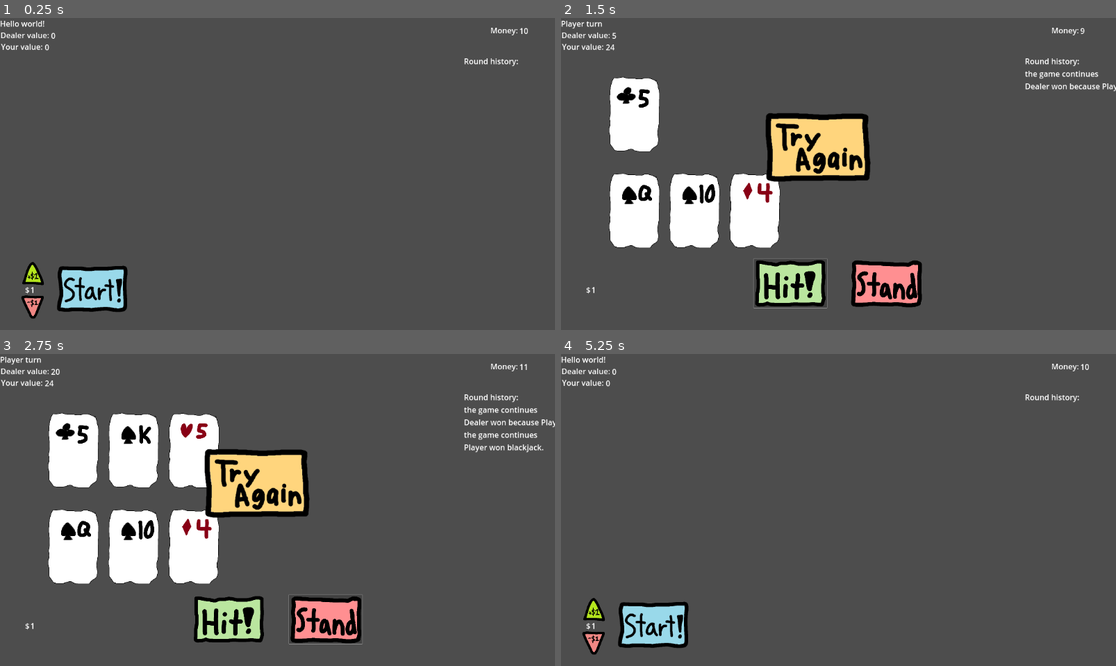
Above: before the commit, frames 1-4 (two rows, left to right).
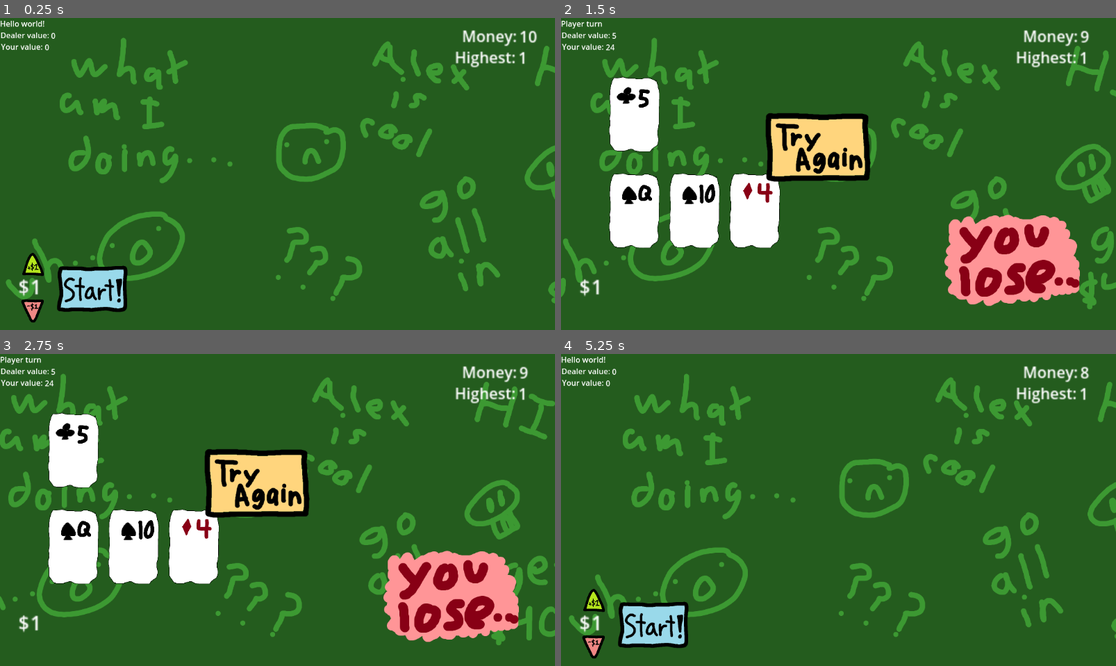
Above: after the commit, the same moments.

Repository: vinh15me/AGL-Team-5-Mini-Level
Game: Godot game, scene res://main_scene.tscn
Two runs of this game, one before a commit and one after it. Both use one fixed random seed, a clock stepped at 60 frames per second and the inputs below.
Inputs (mouse positions are in pixels of both pictures, inside the frame that each line leads up to):
- Up to frame 1 (0.25 s): no input
- Up to frame 2 (1.5 s): click (655, 289) at 0.5 s; click (788, 283) at 1.25 s
- Up to frame 3 (2.75 s): click (327, 619) at 2.02 s
- Up to frame 4 (5.25 s): click (816, 481) at 2.75 s; click (655, 625) at 3.5 s; click (788, 619) at 4.25 s; click (816, 481) at 5 s

The runs differ from the first frame. In frame 1, 98% of the frame differs, in the area x 0-100%, y 0-100%; in frame 2, 88%; in frame 3, 88%; in frame 4, 98%.

Commit message:
Added Visuals
-Added Moving Background
-Changed Appearance

Diff:
--- a/blackjack/globals.gd
+++ b/blackjack/globals.gd
@@ -1,28 +1,30 @@
 extends Node
-
-signal money_changed(amount:int)
 
 @export var starting_money: int = 10
 var money: int
+var high_money: int
 
 func _enter_tree() -> void:
 	# init / load once at game boot
 	money = _load_money() if _has_save() else starting_money
-	money_changed.emit(money)
+	high_money = _load_high_money() if _has_save() else 1
 
 func earn(amount: int) -> void:
 	if amount <= 0: return
 	money += amount
-	money_changed.emit(money)
+	_update_high()
 	_save_money()
 
 func spend(amount: int) -> bool:
 	if amount <= 0: return true
 	if money < amount: return false
 	money -= amount
-	money_changed.emit(money)
 	_save_money()
 	return true
+
+func _update_high() -> void:
+	if money > high_money:
+		high_money = money
 
 func _ensure_minimum() -> void:
 	if money <= 0:
@@ -32,6 +34,7 @@
 func _save_money() -> void:
 	var cfg := ConfigFile.new()
 	cfg.set_value("wallet", "money", money)
+	cfg.set_value("wallet", "high_money", high_money)
 	cfg.save("user://save.cfg")
 
 func _has_save() -> bool:
@@ -42,3 +45,9 @@
 	if cfg.load("user://save.cfg") != OK:
 		return starting_money
 	return int(cfg.get_value("wallet", "money", starting_money))
+
+func _load_high_money() -> int:
+	var cfg := ConfigFile.new()
+	if cfg.load("user://save.cfg") != OK:
+		return 1
+	return int(cfg.get_value("wallet", "high_money", 1))
--- a/blackjack/main_scene.gd
+++ b/blackjack/main_scene.gd
@@ -16,6 +16,7 @@
 
 func update_money():
 	$Control/CurrentMoney.text = str(Globals.money)
+	$Control/HighestMoney.text = str(Globals.high_money)
 
 func _send_to_display(suit: String, rank: String, player_or_dealer: int):
 	print("suit " + suit)
@@ -80,6 +81,9 @@
 		Globals.earn(currentBet)
 		update_money()
 		$Control/TryAgainButton.visible = true
+		$Control/HitButton.visible = false
+		$Control/StandButton.visible = false
+		$Control/YouTied.visible = true
 		return "game ended in draw"
 
 	var was_natural = game.currentRound.turns == 0
@@ -93,6 +97,7 @@
 			if (was_natural):
 				historyEntry += "natural "
 			historyEntry += "blackjack."
+		$Control/YouWin.visible = true
 	elif (outcome == blackjackGame.RoundOutcome.DealerWin):
 		var player_hand_status = game.currentRound.player_hand.analyze()
 		historyEntry = "Dealer won "
@@ -102,9 +107,12 @@
 			if (was_natural):
 				historyEntry += "natural "
 			historyEntry += "blackjack."
+		$Control/YouLose.visible = true
 	print(historyEntry)
 	update_money()
 	$Control/TryAgainButton.visible = true
+	$Control/HitButton.visible = false
+	$Control/StandButton.visible = false
 	return historyEntry
 
 func _on_try_again_button_pressed() -> void:
--- a/blackjack/main_scene.tscn
+++ b/blackjack/main_scene.tscn
@@ -10,6 +10,10 @@
 [ext_resource type="Script" uid="uid://bnikl0wfxvhs5" path="res://Asset-Scripts/Card/dealer_card_display.gd" id="4_d5x1h"]
 [ext_resource type="Texture2D" uid="uid://cl0kpo2fo2yyi" path="res://Asset-Scripts/start.png" id="6_7ycvg"]
 [ext_resource type="Texture2D" uid="uid://ceei6a2uk01qe" path="res://Asset-Scripts/try again.png" id="7_wr18j"]
+[ext_resource type="Texture2D" uid="uid://dgrg72khwy4ku" path="res://Asset-Scripts/you lose.png" id="11_mo76n"]
+[ext_resource type="Texture2D" uid="uid://c45804bxje066" path="res://Asset-Scripts/you win.png" id="11_qwutr"]
+[ext_resource type="Texture2D" uid="uid://kc1dcmasddiw" path="res://Asset-Scripts/you tied.png" id="12_42l1d"]
+[ext_resource type="Texture2D" uid="uid://qabr0qmvxe22" path="res://Asset-Scripts/Background/hopefully background.png" id="15_m35m6"]
 
 [sub_resource type="StyleBoxEmpty" id="StyleBoxEmpty_wr18j"]
 
@@ -25,6 +29,17 @@
 
 [node name="MainScene" type="Node2D"]
 script = ExtResource("1_0f027")
+
+[node name="Parallax2D" type="Parallax2D" parent="."]
+repeat_size = Vector2(1700, 0)
+autoscroll = Vector2(-50, 0)
+repeat_times = 7
+ignore_camera_scroll = true
+
+[node name="Sprite2D" type="Sprite2D" parent="Parallax2D"]
+position = Vector2(885, 324.99997)
+scale = Vector2(0.59, 0.59)
+texture = ExtResource("15_m35m6")
 
 [node name="PlayerDisplay" type="Node2D" parent="."]
 script = ExtResource("2_gyfs4")
@@ -124,18 +139,19 @@
 
 [node name="BetLabel" type="Label" parent="Control"]
 layout_mode = 0
-offset_left = 63.0
-offset_top = 553.0
+offset_left = 63.000004
+offset_top = 529.0
 offset_right = 103.0
-offset_bottom = 576.0
+offset_bottom = 552.0
+scale = Vector2(2.5, 2.5)
 text = "1"
 
 [node name="DecreaseBet" type="Button" parent="Control"]
 layout_mode = 0
 offset_left = 43.0
-offset_top = 576.0
+offset_top = 584.0
 offset_right = 243.0
-offset_bottom = 776.0
+offset_bottom = 784.0
 scale = Vector2(0.25, 0.25)
 theme_override_styles/normal = SubResource("StyleBoxEmpty_wr18j")
 icon = ExtResource("2_66tet")
@@ -143,9 +159,9 @@
 [node name="IncreaseBet" type="Button" parent="Control"]
 layout_mode = 0
 offset_left = 43.0
-offset_top = 506.0
+offset_top = 487.0
 offset_right = 243.0
-offset_bottom = 706.0
+offset_bottom = 687.0
 scale = Vector2(0.25, 0.25)
 theme_override_styles/normal = SubResource("StyleBoxEmpty_qwutr")
 icon = ExtResource("3_7ycvg")
@@ -190,10 +206,10 @@
 
 [node name="History" type="Label" parent="Control"]
 layout_mode = 0
-offset_left = 963.0
-offset_top = 78.0
-offset_right = 1076.0
-offset_bottom = 101.0
+offset_left = 1165.0
+offset_top = 20.0
+offset_right = 1278.0
+offset_bottom = 43.0
 text = "Round history:"
 
 [node name="HitButton" type="Button" parent="Control"]
@@ -227,12 +243,31 @@
 theme_override_styles/normal = SubResource("StyleBoxEmpty_671wp")
 icon = ExtResource("6_7ycvg")
 
+[node name="HighestLabel" type="Label" parent="Control"]
+layout_mode = 0
+offset_left = 944.0
+offset_top = 58.0
+offset_right = 1008.0
+offset_bottom = 81.0
+scale = Vector2(2, 2)
+text = "Highest:"
+
+[node name="HighestMoney" type="Label" parent="Control"]
+layout_mode = 0
+offset_left = 1076.0
+offset_top = 59.0
+offset_right = 1116.0
+offset_bottom = 82.0
+scale = Vector2(2, 2)
+text = "1"
+
 [node name="MoneyLabel" type="Label" parent="Control"]
 layout_mode = 0
-offset_left = 1018.0
+offset_left = 959.0
 offset_top = 14.0
-offset_right = 1075.0
+offset_right = 1016.0
 offset_bottom = 37.0
+scale = Vector2(2, 2)
 text = "Money:"
 
 [node name="CurrentMoney" type="Label" parent="Control"]
@@ -241,6 +276,7 @@
 offset_top = 15.0
 offset_right = 1118.0
 offset_bottom = 38.0
+scale = Vector2(2, 2)
 text = "1"
 
 [node name="TryAgainButton" type="Button" parent="Control"]
@@ -254,12 +290,28 @@
 theme_override_styles/normal = SubResource("StyleBoxEmpty_mo76n")
 icon = ExtResource("7_wr18j")
 
-[node name="Label" type="Label" parent="Control"]
-layout_mode = 0
-offset_left = 52.0
-offset_top = 553.0
-offset_right = 92.0
-offset_bottom = 576.0
+[node name="YouLose" type="Sprite2D" parent="Control"]
+visible = false
+position = Vector2(940, 500)
+texture = ExtResource("11_mo76n")
+
+[node name="YouTied" type="Sprite2D" parent="Control"]
+visible = false
+position = Vector2(940, 500)
+texture = ExtResource("12_42l1d")
+
+[node name="YouWin" type="Sprite2D" parent="Control"]
+visible = false
+position = Vector2(940, 500)
+texture = ExtResource("11_qwutr")
+
+[node name="MoneySymbolLabel" type="Label" parent="Control"]
+layout_mode = 0
+offset_left = 38.000004
+offset_top = 528.0
+offset_right = 78.0
+offset_bottom = 551.0
+scale = Vector2(2.5, 2.5)
 text = "$"
 
 [node name="Camera2D" type="Camera2D" parent="."]
Binary file added: blackjack/Asset-Scripts/Background/hopefully background.png
Not shown, added: blackjack/Asset-Scripts/Background/hopefully background.png.import
Binary file added: blackjack/Asset-Scripts/you lose.png
Not shown, added: blackjack/Asset-Scripts/you lose.png.import
Binary file added: blackjack/Asset-Scripts/you tied.png
Not shown, added: blackjack/Asset-Scripts/you tied.png.import
Binary file added: blackjack/Asset-Scripts/you win.png
Not shown, added: blackjack/Asset-Scripts/you win.png.import
Not shown: 1 places in blackjack/main_scene.tscn that only renumber resources
